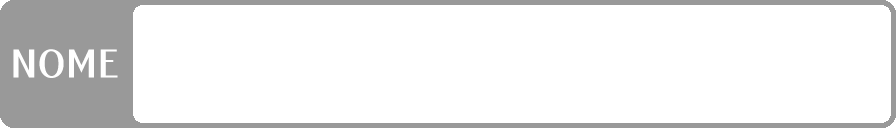
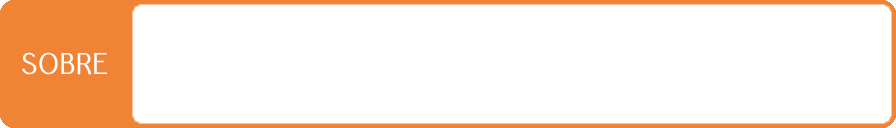
Comparing the layer stacks of the two 896x128 images. Changes:
added layer "SOBRE" above "NOME" over [22, 52, 107, 75]
hid "NOME", painted on it over [13, 49, 118, 78]
added layer "Camada 5" above "Camada 6" over [0, 0, 896, 128]
added layer "Camada 6" above "Camada 3" over [0, 0, 896, 128]
hid "Camada 3" over [0, 0, 128, 128]
hid "Camada 2" over [128, 0, 896, 128]
hid "Camada 4" over [103, 0, 163, 128]
